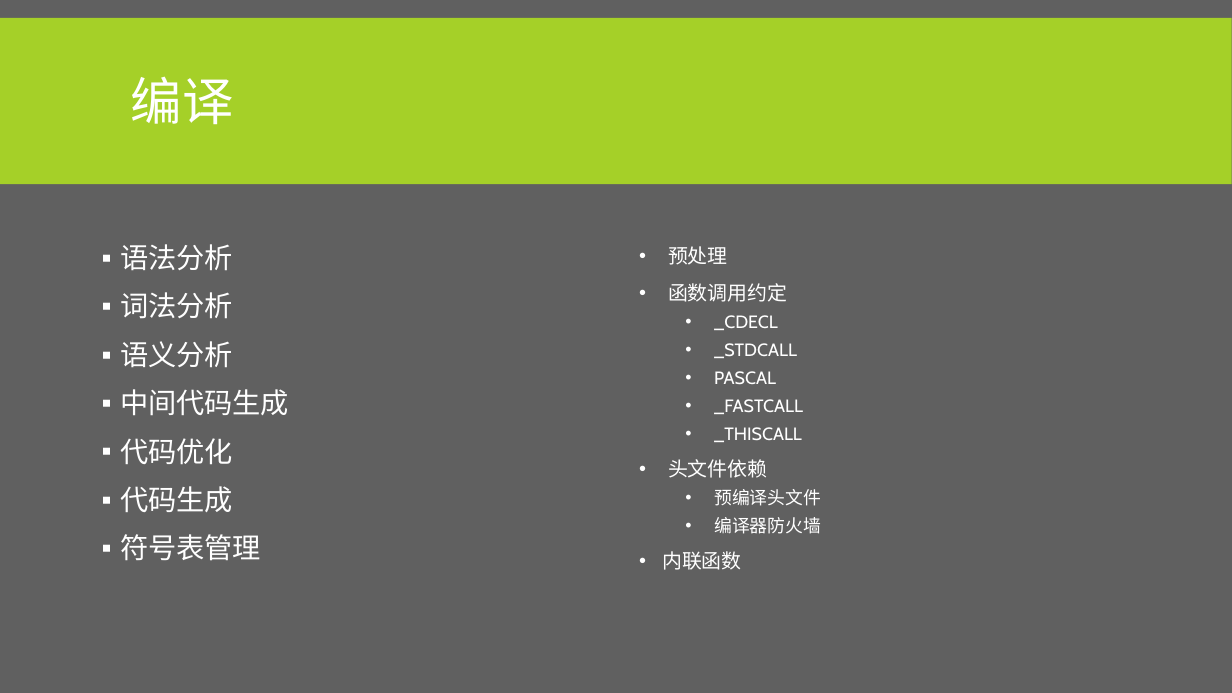
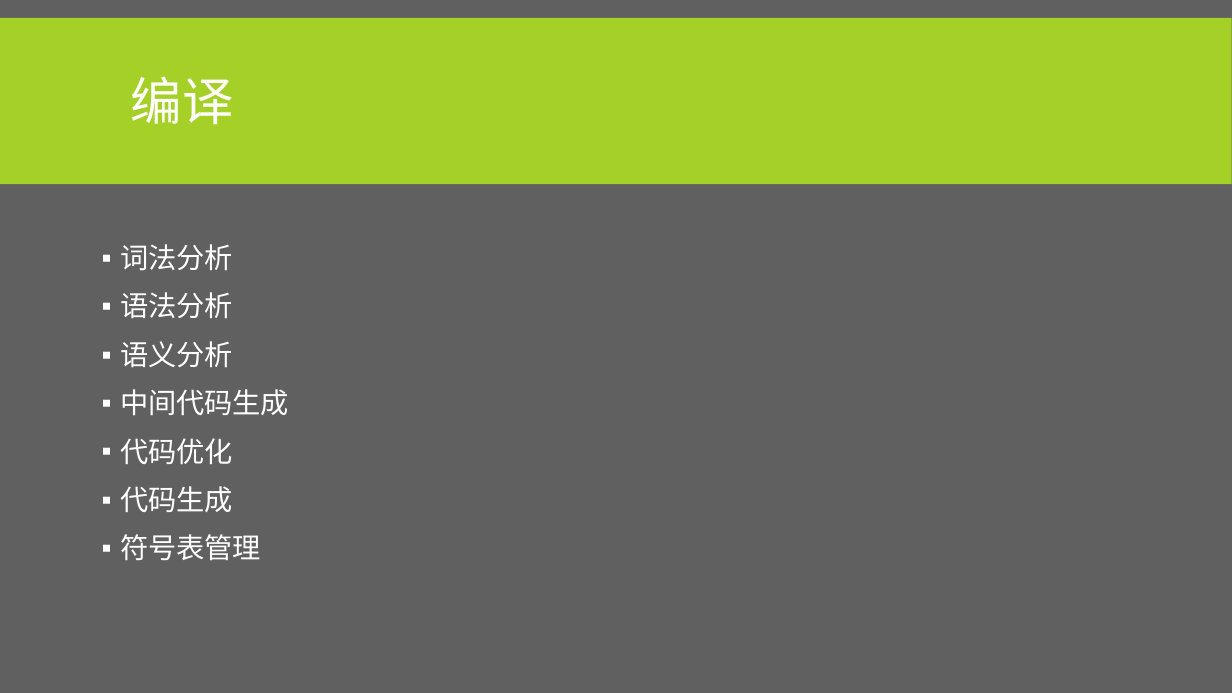
Before and after one commit to albertclass/Lessons, a slide deck: slide 37 of advance c++/courseware.pptx (slide 35 before the commit). Drawn at 1232x693 pixels with LibreOffice and Linux fonts; fonts in the diff are those of the drawing. Boxes give left, top, right and bottom in pixels: in the first picture for what was removed or moved away, otherwise in the second. Text is boxed around its words. In the diff, an @@ line names an element or a change of style, - is before the commit and + after.

```diff
--- a/advance c++/courseware.pptx
+++ b/advance c++/courseware.pptx
@@ text at <box>120,244,233,270</box>: paragraph added @@
+▪ 词法分析
@@ text removed at <box>662,246,821,570</box> @@
-• 预处理
-• 函数调用约定
-  • _CDECL
-  • _STDCALL
-  • PASCAL
-  • _FASTCALL
-  • _THISCALL
-• 头文件依赖
-  • 预编译头文件
-  • 编译器防火墙
-• 内联函数
@@ text at <box>120,292,233,318</box>: paragraph removed @@
-▪ 词法分析
```
Also in this commit, not shown: 5 other slides changed, 7 slides added, 1 slide removed, 19 other files.
